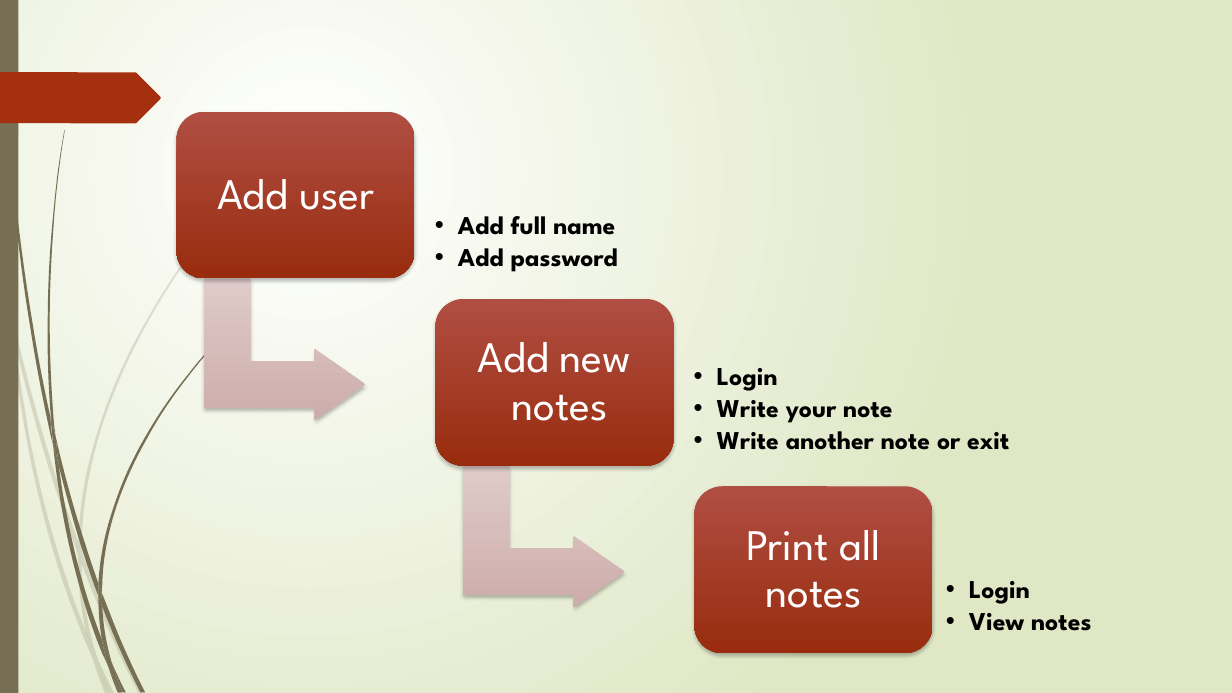
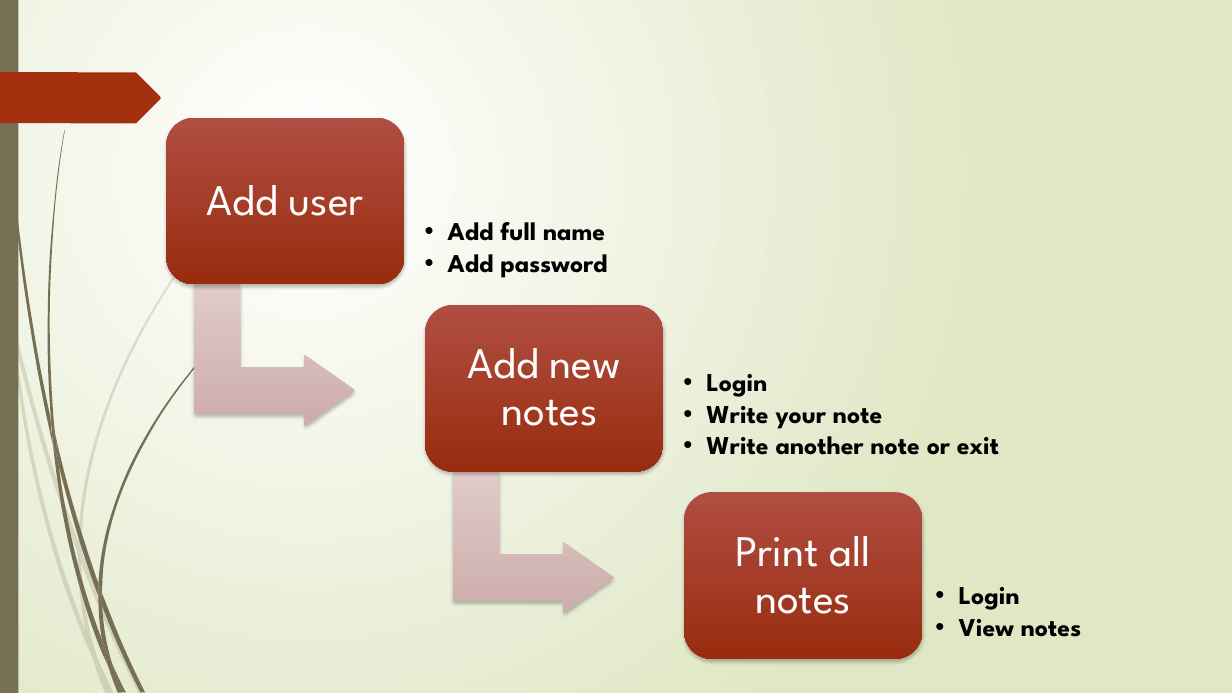
Before and after one commit to FaresAbuIram/stickynote, a slide deck: slide 6 of presnt/Developers.pptx (slide 4 before the commit). Drawn at 1232x693 pixels with LibreOffice and Linux fonts; fonts in the diff are those of the drawing. Boxes give left, top, right and bottom in pixels: in the first picture for what was removed or moved away, otherwise in the second. Text is boxed around its words. In the diff, an @@ line names an element or a change of style, - is before the commit and + after.

```diff
--- a/presnt/Developers.pptx
+++ b/presnt/Developers.pptx
@@ 6 texts, 3 rounded rectangles, 2 bent up arrows: place and size @@
-6 texts, 3 rounded rectangles, 2 bent up arrows at box(177, 112, 1091, 653)
+6 texts, 3 rounded rectangles, 2 bent up arrows at box(166, 117, 1081, 659)
```
Also in this commit, not shown: 2 other slides changed, 8 slides added, 1 slide removed, 2 other files.
